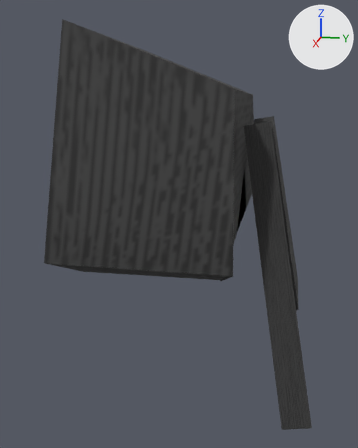
Renders of the FBX model MgaUnityProj/Assets/Fundament/Avatar/Artwork/Orignal/Humanoid/Heads/C_GH_Head_F9.FBX from each side of a commit.
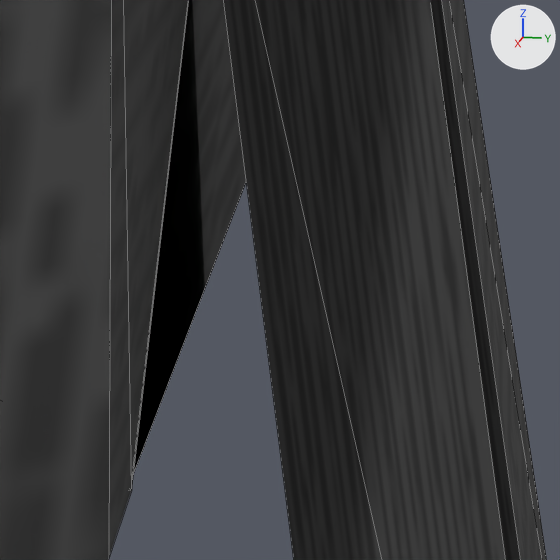
There are two pictures of each version: one whole from a camera (50 mm lens) standing at (1.327, 0.231, 0.151) and looking at (0.018, -0.031, -0.177), one close up on the part from 61% to 82% of the width and 38% to 55% of the height. Every picture has the same lights, and +X, +Y and +Z are marked at upper right. The close-ups show mesh edges as thin lines. Where no turn or scale is listed for an object, it has been applied to the vertices.

The scene before the commit, as lines of its bpy script (objects in view):
```python
me_mesh_001 = bpy.data.meshes.new('Mesh.001')
me_mesh_001.from_pydata(...)  # 32 vertices, 52 faces; spans x -0.458..0.436, y -0.204..0.353, z -0.734..0.121
me_mesh_001.materials.append(mat_01___default)  # picture img_hairblack_psd
ob_hair = bpy.data.objects.new('Hair', me_mesh_001)
ob_hair.location = (-0.002, -0.0317, 0.1938)
```
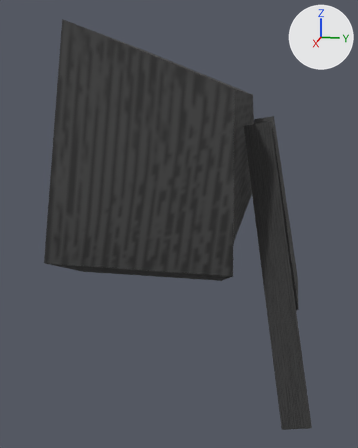
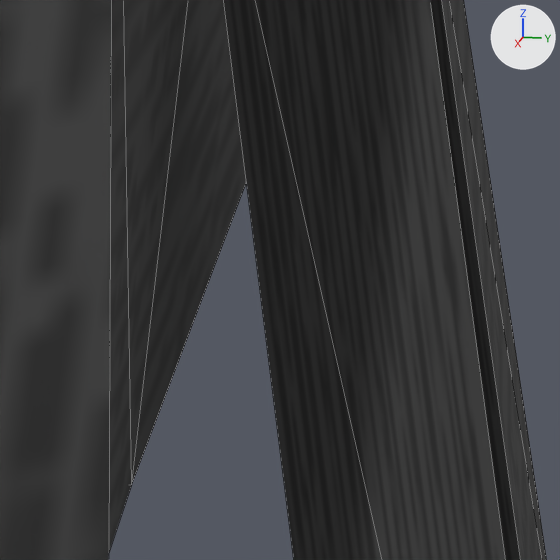
Boxes (x1, y1, x2, y2) around the edits, measured in the close-ups (560 x 560 px):
part 1 of me_mesh_001, cut back
    before: (109, 0, 246, 556)
    after: (109, 0, 246, 551)

The change in detail:
me_mesh_001 is used by ob_hair; location (-0.002, -0.0317, 0.1938).
me_mesh_001 had 32 vertices, 52 faces and spanned x -0.458..0.436, y -0.204..0.353, z -0.734..0.121.
me_mesh_001 now has 30 vertices, 36 faces and spans x -0.458..0.436, y -0.204..0.353, z -0.734..0.121.
Part 1, on me_mesh_001:
4 vertices are removed from x -0.214..0.215, y 0.142, z -0.457..-0.452.
23 faces are deleted.
2 vertices are added at (-0.214, 0.142, -0.455), (0.214, 0.142, -0.456).
7 new faces join them.
